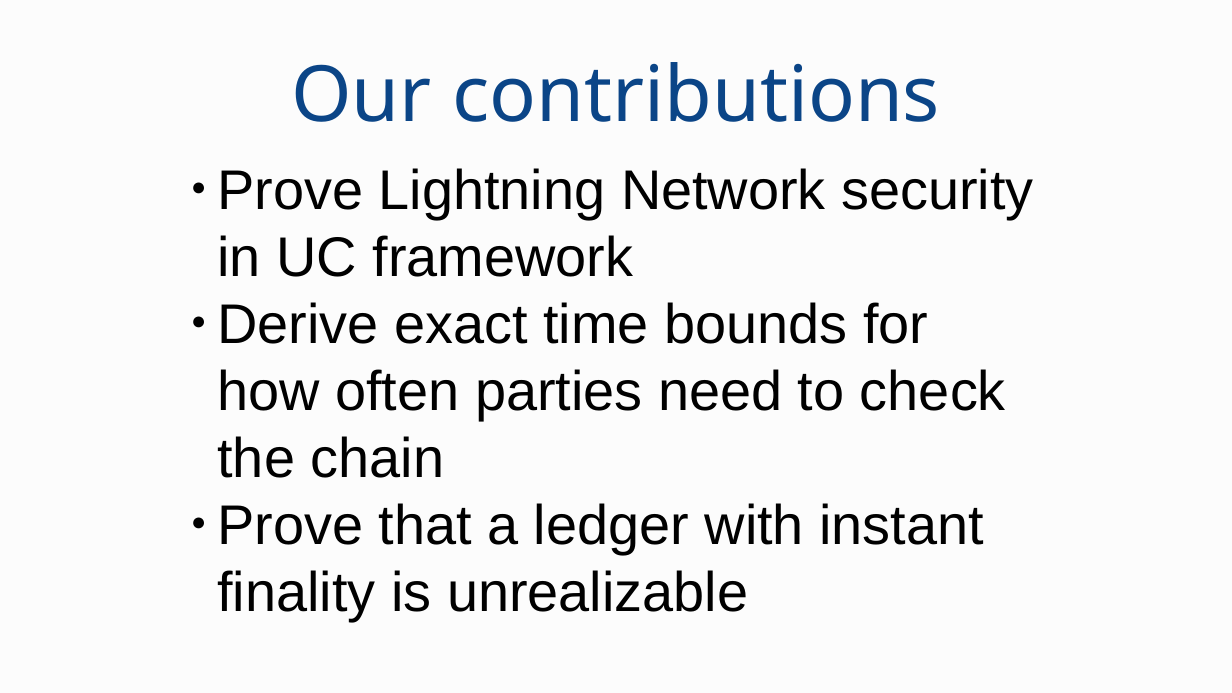
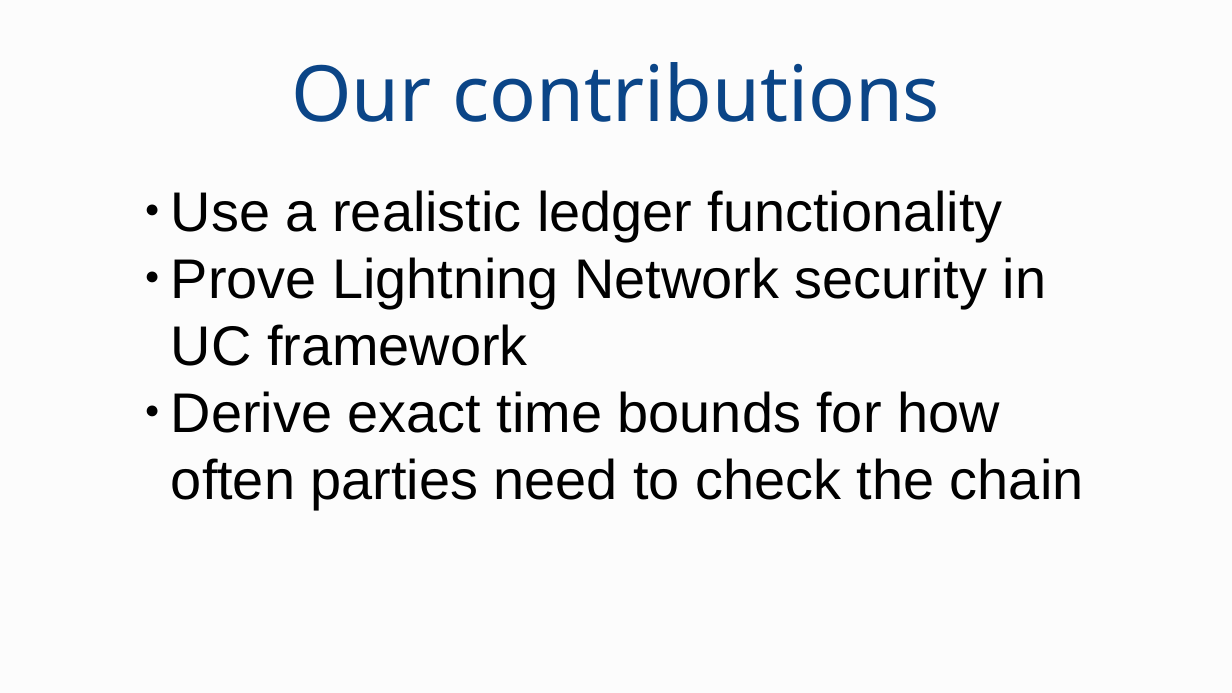
Before and after one commit to OrfeasLitos/PaymentChannels, a slide deck: slide 27 of csf-ieee/presentation.odp. Drawn at 1232x693 pixels with LibreOffice and Linux fonts; fonts in the diff are those of the drawing. Boxes give left, top, right and bottom in pixels: in the first picture for what was removed or moved away, otherwise in the second. Text is boxed around its words. In the diff, an @@ line names an element or a change of style, - is before the commit and + after.

```diff
--- a/csf-ieee/presentation.odp
+++ b/csf-ieee/presentation.odp
@@ text "Use a realistic ledger functionality": place and size @@
-text "Use a realistic ledger functionality" at (217,168,1033,621)
+text "Use a realistic ledger functionality" at (171,190,1084,509)
@@ text at (171,190,1003,240): paragraph added @@
+● Use a realistic ledger functionality
@@ text at (217,503,983,621): paragraph removed @@
-● Prove that a ledger with instant finality is unrealizable
```
Also in this commit, not shown: 2 other slides changed, 3 other files.
